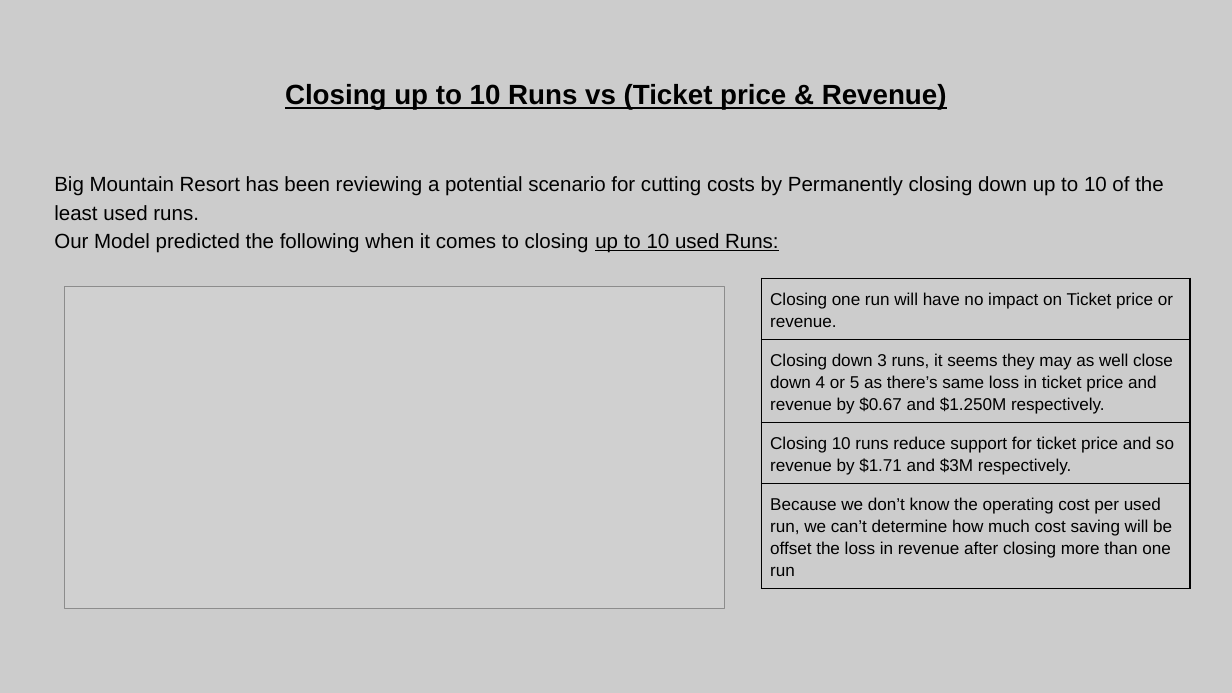
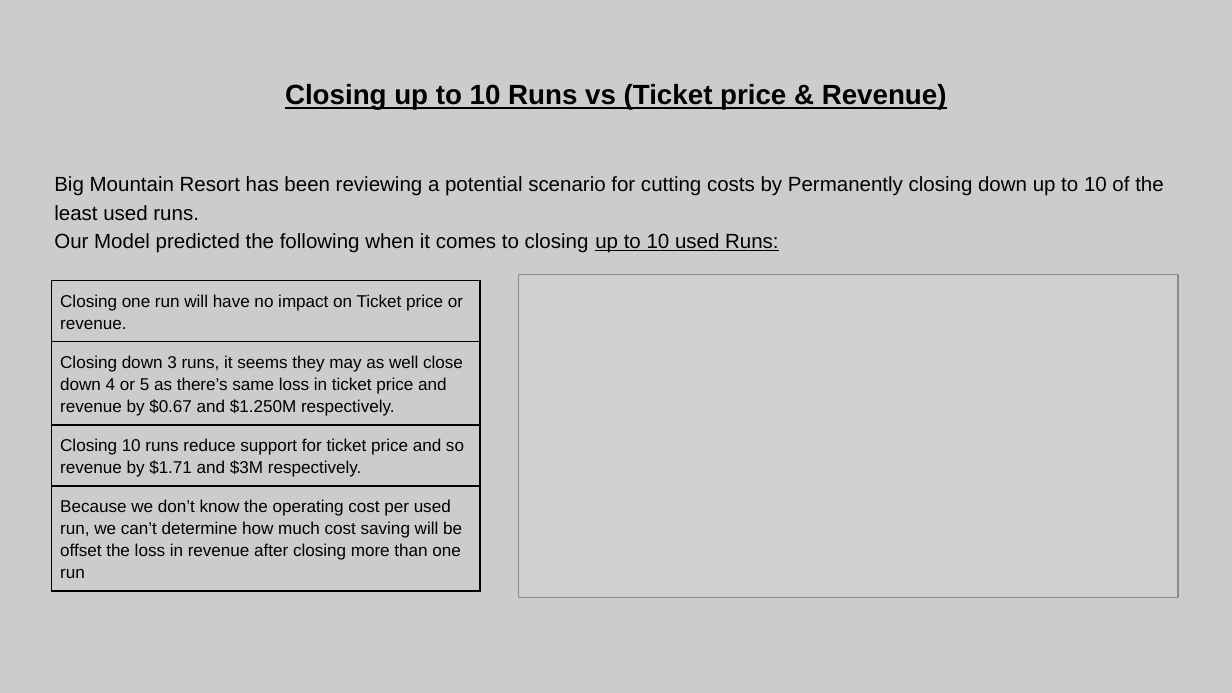
Before and after one commit to shaisid01/Data-Science, a slide deck: slide 5 of CapstoneProjects/Big Mountain Ski Resort/Docs/Project Slides.pptx. Drawn at 1232x693 pixels with LibreOffice and Linux fonts; fonts in the diff are those of the drawing; grey boxes stand for pictures. Boxes give left, top, right and bottom in pixels: in the first picture for what was removed or moved away, otherwise in the second. Text is boxed around its words. In the diff, an @@ line names an element or a change of style, - is before the commit and + after.

```diff
--- a/CapstoneProjects/Big Mountain Ski Resort/Docs/Project Slides.pptx
+++ b/CapstoneProjects/Big Mountain Ski Resort/Docs/Project Slides.pptx
@@ table: place and size @@
-table at (761,278,1190,683)
+table at (52,281,480,685)
@@ picture: place and size @@
-picture at (65,286,726,609)
+picture at (519,275,1179,598)
```
Also in this commit, not shown: 5 other slides changed, 3 slides added, 1 other file.
